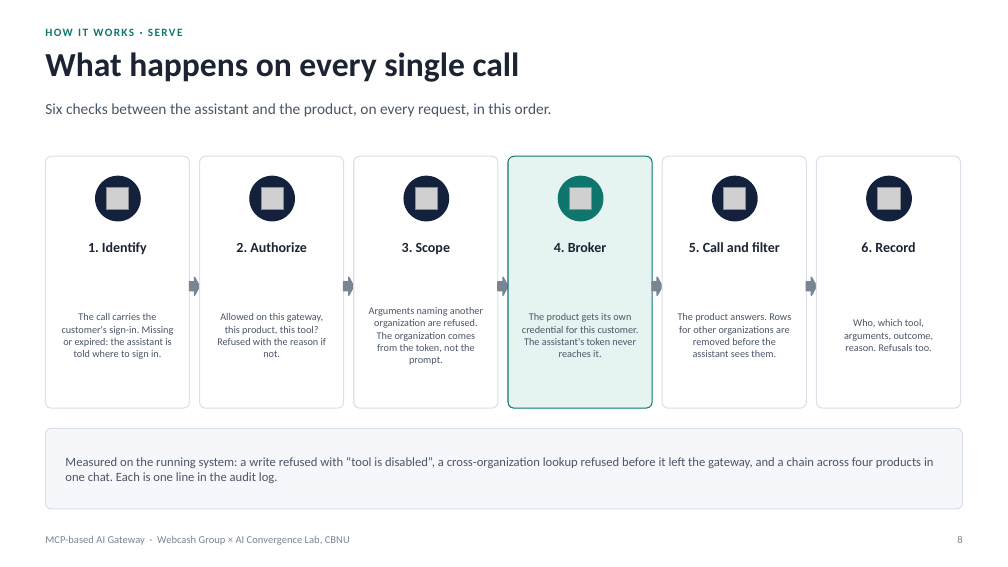
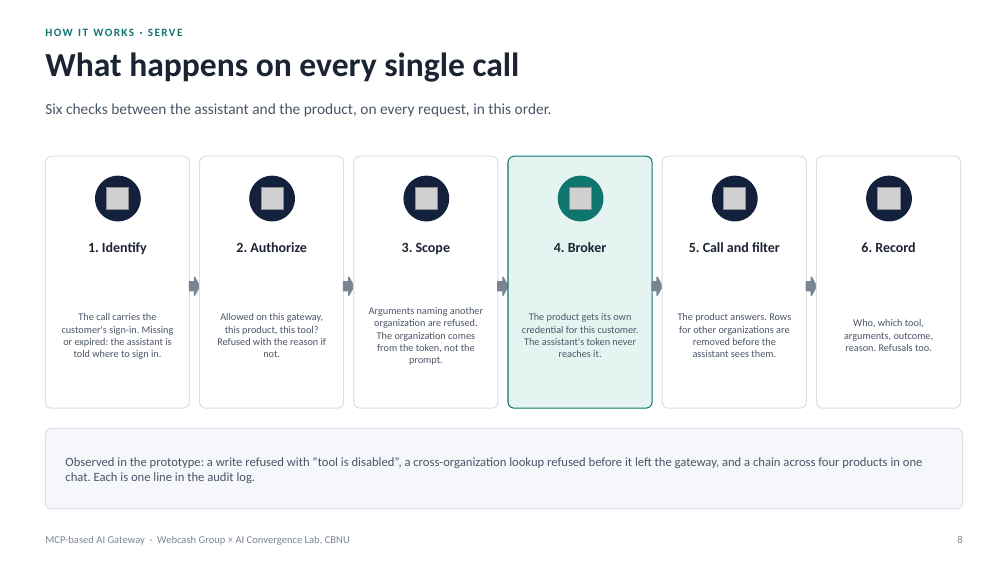
Before and after one commit to Chansokheang/MCP_Server_Portal, a slide deck: slide 8 of docs/webcash-ai-gateway-concept-visual.pptx. Drawn at 1008x567 pixels with LibreOffice and Linux fonts; fonts in the diff are those of the drawing; grey boxes stand for pictures. Boxes give left, top, right and bottom in pixels: in the first picture for what was removed or moved away, otherwise in the second. Text is boxed around its words. In the diff, an @@ line names an element or a change of style, - is before the commit and + after.

```diff
--- a/docs/webcash-ai-gateway-concept-visual.pptx
+++ b/docs/webcash-ai-gateway-concept-visual.pptx
@@ text at (65, 457, 923, 483): text changed @@
-Measured on the running system: a write refused with “tool is disabled”, a cross-organization lookup refused before it left the gateway, and a chain across four products in one chat. Each is one line in the audit log.
+Observed in the prototype: a write refused with “tool is disabled”, a cross-organization lookup refused before it left the gateway, and a chain across four products in one chat. Each is one line in the audit log.
```
Also in this commit, not shown: 12 other slides changed, 1 other file.
